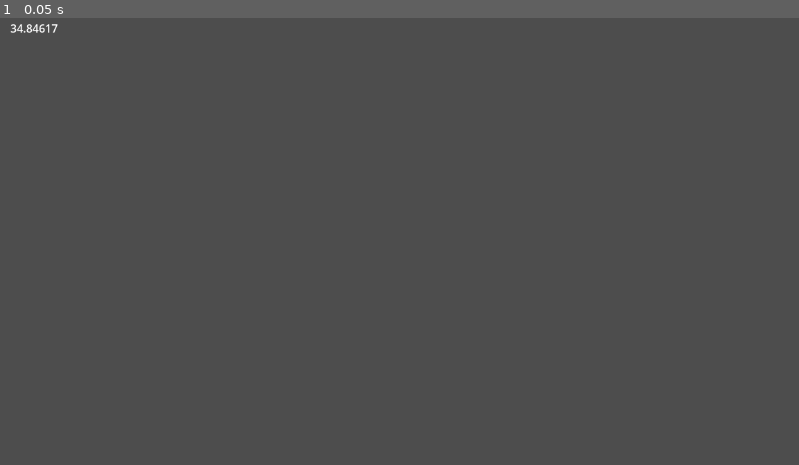
Above: before the commit, frame 1.
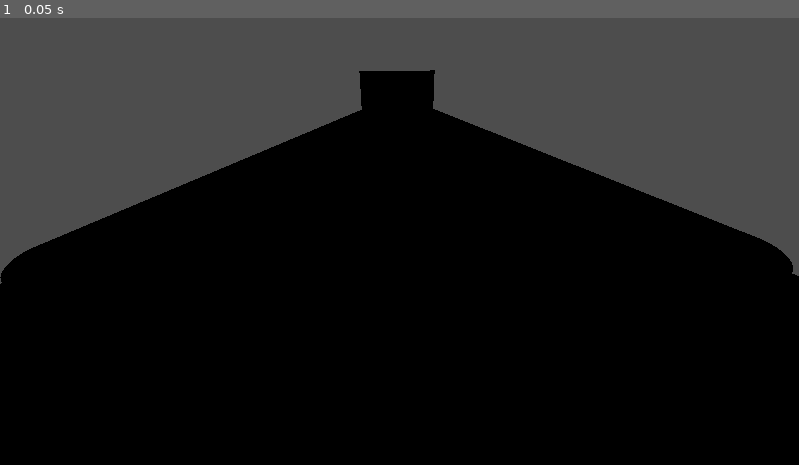
Above: after the commit, the same moment.

Repository: richardhozak/cargame
Game: Godot game, scene res://main.tscn
Two runs of this game, one before a commit and one after it. Both use one fixed random seed, a clock stepped at 60 frames per second and the inputs below.
Inputs:
- Up to frame 1 (0.05 s): no input

The runs differ from the first frame. In frame 1, 65% of the frame differs, in the area x 0-100%, y 1-100%.

Commit message:
Add tracks

Diff:
--- a/game/main.tscn
+++ b/game/main.tscn
@@ -1,62 +1,59 @@
 [gd_scene load_steps=2 format=3 uid="uid://cadk3rrmdrx4t"]
 
-[ext_resource type="PackedScene" uid="uid://carl0mcgdyymp" path="res://track1.glb" id="1_y204r"]
+[ext_resource type="PackedScene" uid="uid://cicnstbqx5k4" path="res://track_straight.glb" id="1_xqf7f"]
 
-[node name="Main" type="Node"]
+[node name="Main" type="Node3D"]
 
 [node name="Node3D" type="Node3D" parent="."]
 
 [node name="Wheel1" type="Node3D" parent="Node3D"]
+transform = Transform3D(-4.64716e-05, 1, 9.69473e-08, 1, 4.64716e-05, 8.06524e-06, 8.06524e-06, 9.73221e-08, -1, -0.899952, 1.30056, -1.4)
 
 [node name="CSGCylinder3D" type="CSGCylinder3D" parent="Node3D/Wheel1"]
-transform = Transform3D(-4.37114e-08, 1, 0, -1, -4.37114e-08, 0, 0, 0, 1, 0, 0, 0)
 radius = 0.3
 height = 0.1
 sides = 18
 
 [node name="Wheel2" type="Node3D" parent="Node3D"]
+transform = Transform3D(-4.64716e-05, 1, 9.6944e-08, 1, 4.64716e-05, 8.13461e-06, 8.13461e-06, 9.73221e-08, -1, 0.900048, 1.30052, -1.4)
 
 [node name="CSGCylinder3D" type="CSGCylinder3D" parent="Node3D/Wheel2"]
-transform = Transform3D(-4.37114e-08, 1, 0, -1, -4.37114e-08, 0, 0, 0, 1, 0, 0, 0)
 radius = 0.3
 height = 0.1
 sides = 18
 
 [node name="Wheel3" type="Node3D" parent="Node3D"]
+transform = Transform3D(-4.64716e-05, 1, 9.697e-08, 1, 4.64716e-05, 7.57555e-06, 7.57555e-06, 9.73221e-08, -1, -0.899952, 1.30053, 1.4)
 
 [node name="CSGCylinder3D" type="CSGCylinder3D" parent="Node3D/Wheel3"]
-transform = Transform3D(-4.37114e-08, 1, 0, -1, -4.37114e-08, 0, 0, 0, 1, 0, 0, 0)
 radius = 0.3
 height = 0.1
 sides = 18
 
 [node name="Wheel4" type="Node3D" parent="Node3D"]
+transform = Transform3D(-4.64716e-05, 1, 9.69534e-08, 1, 4.64716e-05, 7.93227e-06, 7.93227e-06, 9.73221e-08, -1, 0.900048, 1.30053, 1.4)
 
 [node name="CSGCylinder3D" type="CSGCylinder3D" parent="Node3D/Wheel4"]
-transform = Transform3D(-4.37114e-08, 1, 0, -1, -4.37114e-08, 0, 0, 0, 1, 0, 0, 0)
 radius = 0.3
 height = 0.1
 sides = 18
 
 [node name="Body" type="Node3D" parent="Node3D"]
+transform = Transform3D(-1, -4.64716e-05, 9.79262e-08, -4.64716e-05, 1, -1.29998e-05, -9.73221e-08, -1.29998e-05, -1, 2.2458e-05, 1.84764, -5.5447e-06)
 
 [node name="CSGBox3D" type="CSGBox3D" parent="Node3D/Body"]
 size = Vector3(1.8, 0.4, 4)
 
-[node name="track1" parent="." instance=ExtResource("1_y204r")]
+[node name="Camera3D" type="Camera3D" parent="Node3D/Body"]
+transform = Transform3D(-0.999927, -0.0120564, 0.00071735, -0.0104678, 0.894741, 0.446463, -0.00602456, 0.446423, -0.894802, -0.0604441, 3.81004, -5.20259)
 
 [node name="GDPhysics" type="GDPhysics" parent="."]
-label = NodePath("../Label")
 wheel1 = NodePath("../Node3D/Wheel1")
 wheel2 = NodePath("../Node3D/Wheel2")
 wheel3 = NodePath("../Node3D/Wheel3")
 wheel4 = NodePath("../Node3D/Wheel4")
 body = NodePath("../Node3D/Body")
-track = NodePath("../track1")
+track = NodePath("../track_straight")
 
-[node name="Label" type="Label" parent="."]
-offset_left = 15.4576
-offset_top = 5.80429
-offset_right = 84.4576
-offset_bottom = 28.8044
-text = "34.84617"
+[node name="track_straight" parent="." instance=ExtResource("1_xqf7f")]
+transform = Transform3D(10, 0, 0, 0, 10, 0, 0, 0, 10, 0, 0, 0)
Binary file added: game/track2.glb
Not shown, added: game/track2.glb.import
Binary file added: game/track3.glb
Not shown, added: game/track3.glb.import
Binary file added: game/track4.glb
Not shown, added: game/track4.glb.import
Binary file added: game/track5.glb
Not shown, added: game/track5.glb.import
Binary file added: game/track_straight.glb
Not shown, added: game/track_straight.glb.import
